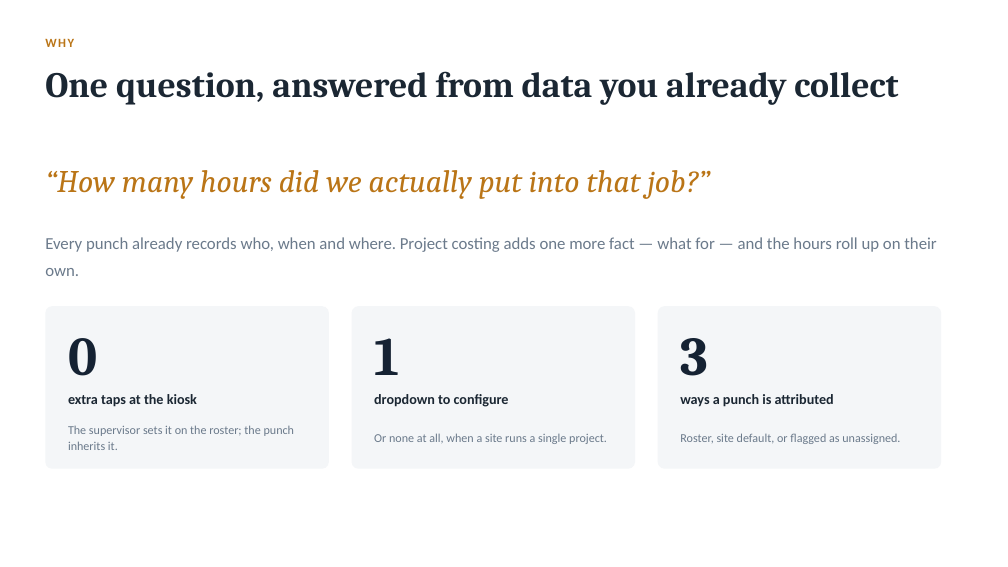
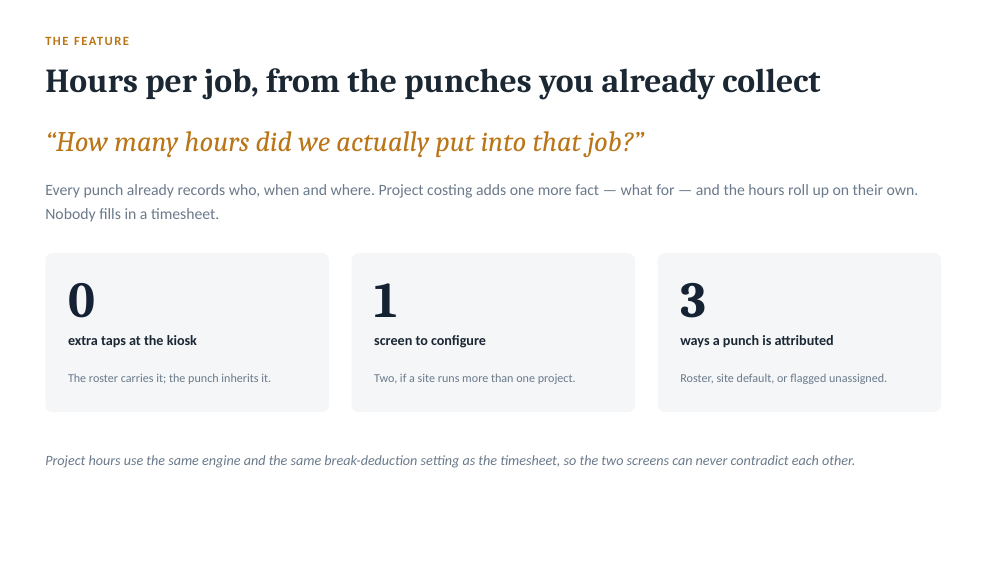
Before and after one commit to iammuniraa-wq/bpmsquare-app, a slide deck: slide 2 of docs/BPMSquare_WFM_Project_Costing.pptx. Drawn at 1008x567 pixels with LibreOffice and Linux fonts; fonts in the diff are those of the drawing. Boxes give left, top, right and bottom in pixels: in the first picture for what was removed or moved away, otherwise in the second. Text is boxed around its words. In the diff, an @@ line names an element or a change of style, - is before the commit and + after.

```diff
--- a/docs/BPMSquare_WFM_Project_Costing.pptx
+++ b/docs/BPMSquare_WFM_Project_Costing.pptx
@@ text at (45,38,74,47): text changed @@
-WHY
+THE FEATURE
@@ text at (45,68,820,100): text changed; size 34 to 32 pt @@
-One question, answered from data you already collect
+Hours per job, from the punches you already collect
@@ text "“How many hours did we ...": place and size @@
-text "“How many hours did we ..." at (45,170,711,199)
+text "“How many hours did we ..." at (45,131,645,157)
@@ text "“How many hours did we ..." at (45,131,645,157): size 30 to 27 pt @@
@@ text at (45,184,919,222): text changed; size 16 to 15 pt @@
-Every punch already records who, when and where. Project costing adds one more fact — what for — and the hours roll up on their own.
+Every punch already records who, when and where. Project costing adds one more fact — what for — and the hours roll up on their own. Nobody fills in a timesheet.
@@ rounded rectangle: place and size @@
-rounded rectangle at (45,306,329,469)
+rounded rectangle at (45,253,329,412)
@@ text "0": place and size @@
-text "0" at (68,338,97,376)
+text "0" at (68,283,95,318)
@@ rounded rectangle: place and size @@
-rounded rectangle at (352,306,635,469)
+rounded rectangle at (352,253,635,412)
@@ text "1": place and size @@
-text "1" at (374,338,399,375)
+text "1" at (374,283,397,317)
@@ proportions changed in 3 elements at (45,253,329,412), (352,253,635,412), (658,253,941,412) @@
@@ rounded rectangle: place and size @@
-rounded rectangle at (658,306,941,469)
+rounded rectangle at (658,253,941,412)
@@ size 52 to 48 pt in 3 elements at (68,283,95,318), (374,283,397,317), (680,283,706,318) @@
@@ text "3": place and size @@
-text "3" at (680,338,708,376)
+text "3" at (680,283,706,318)
@@ text "extra taps at the kiosk": place and size @@
-text "extra taps at the kiosk" at (68,394,197,407)
+text "extra taps at the kiosk" at (68,335,197,348)
@@ text "ways a punch is attributed": place and size @@
-text "ways a punch is attributed" at (680,394,834,407)
+text "ways a punch is attributed" at (680,335,834,348)
@@ text at (374,335,486,348): text changed @@
-dropdown to configure
+screen to configure
@@ text at (68,373,271,384): text changed @@
-The supervisor sets it on the roster; the punch inherits it.
+The roster carries it; the punch inherits it.
@@ text at (374,373,576,384): text changed @@
-Or none at all, when a site runs a single project.
+Two, if a site runs more than one project.
@@ text at (680,373,887,384): text changed @@
-Roster, site default, or flagged as unassigned.
+Roster, site default, or flagged unassigned.
@@ text added at (45,455,855,468), 13.5 pt, text #6B7A8B, italic @@
+Project hours use the same engine and the same break-deduction setting as the timesheet, so the two screens can never contradict each other.
```
Also in this commit, not shown: 4 other slides changed, 10 slides added, 3 slides removed.
